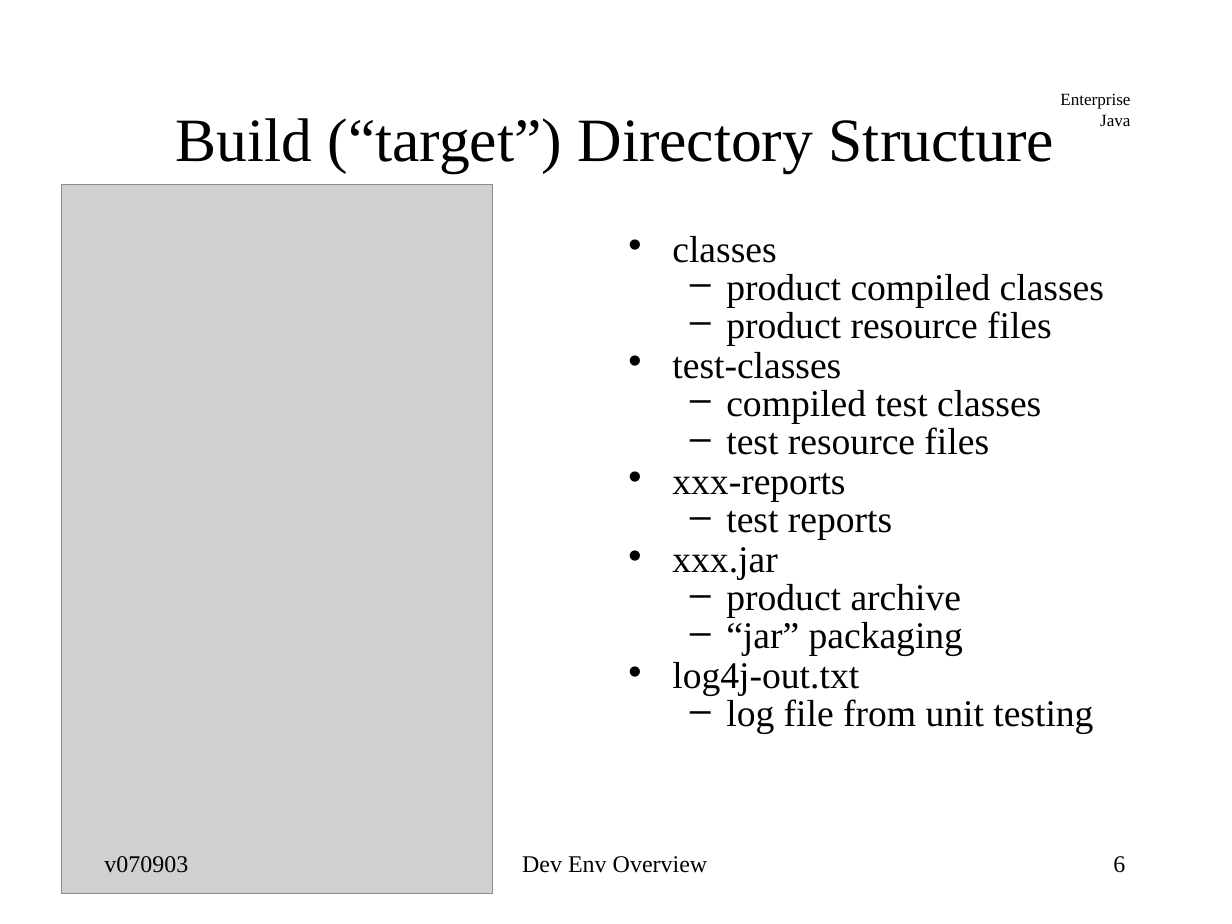
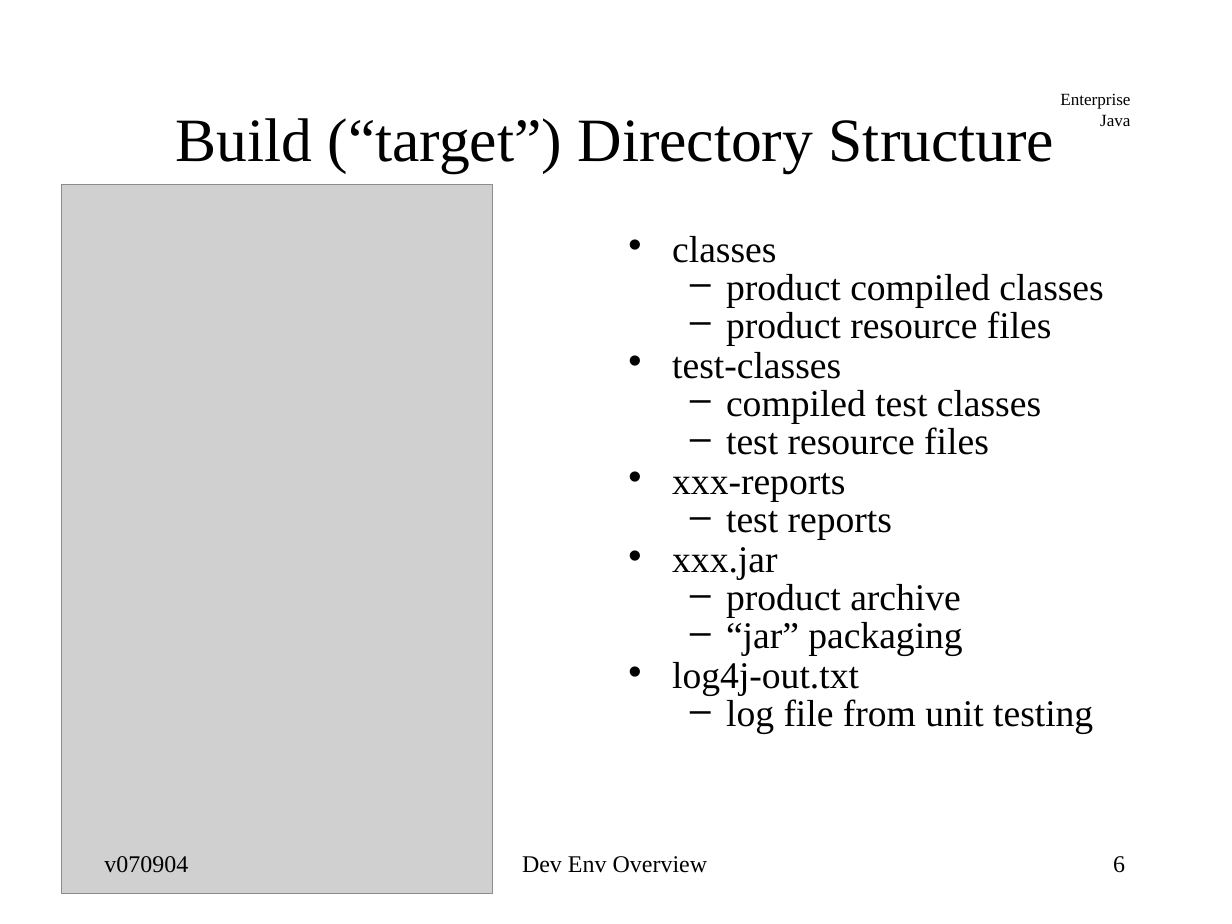
Before and after one commit to jcstaff/ejava-javaee, a slide deck: slide 6 of course-docs/src/site/resources/lectures/ejava-devel.ppt. Drawn at 1232x924 pixels with LibreOffice and Linux fonts; fonts in the diff are those of the drawing; grey boxes stand for pictures. Boxes give left, top, right and bottom in pixels: in the first picture for what was removed or moved away, otherwise in the second. Text is boxed around its words. In the diff, an @@ line names an element or a change of style, - is before the commit and + after.

```diff
--- a/course-docs/src/site/resources/lectures/ejava-devel.ppt
+++ b/course-docs/src/site/resources/lectures/ejava-devel.ppt
@@ text at [726, 274, 1103, 734]: indent changed @@
@@ text at [104, 856, 188, 873]: text changed @@
-v070903
+v070904
```
Also in this commit, not shown: 25 other slides changed, 26 other files.
